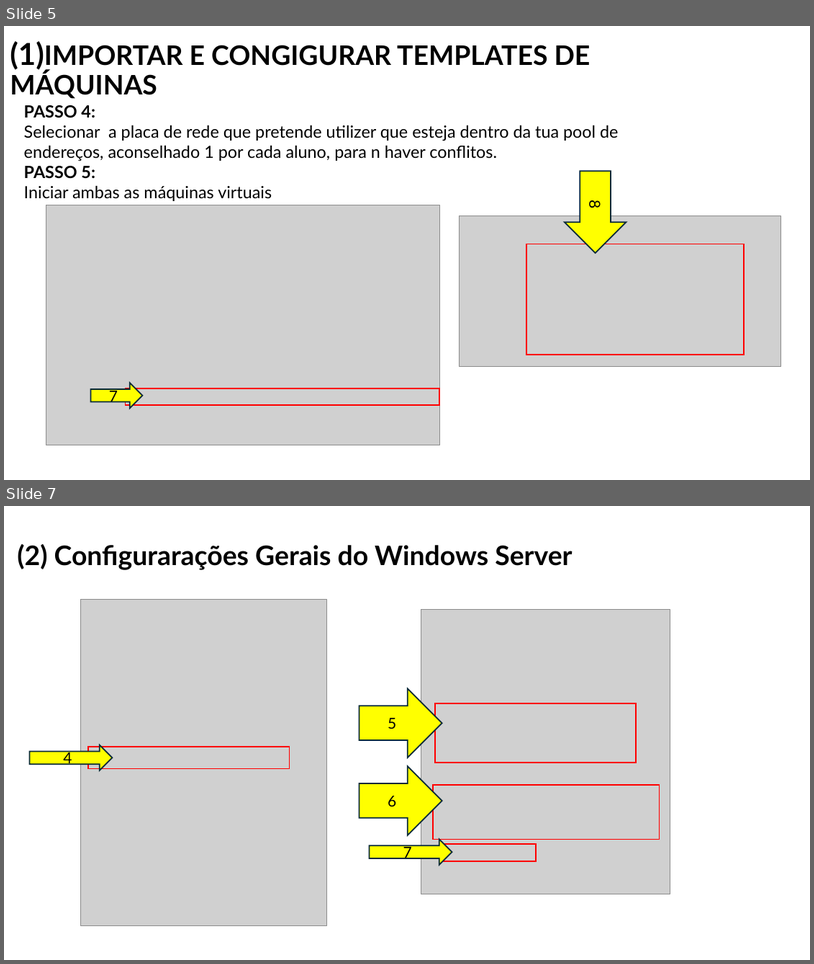
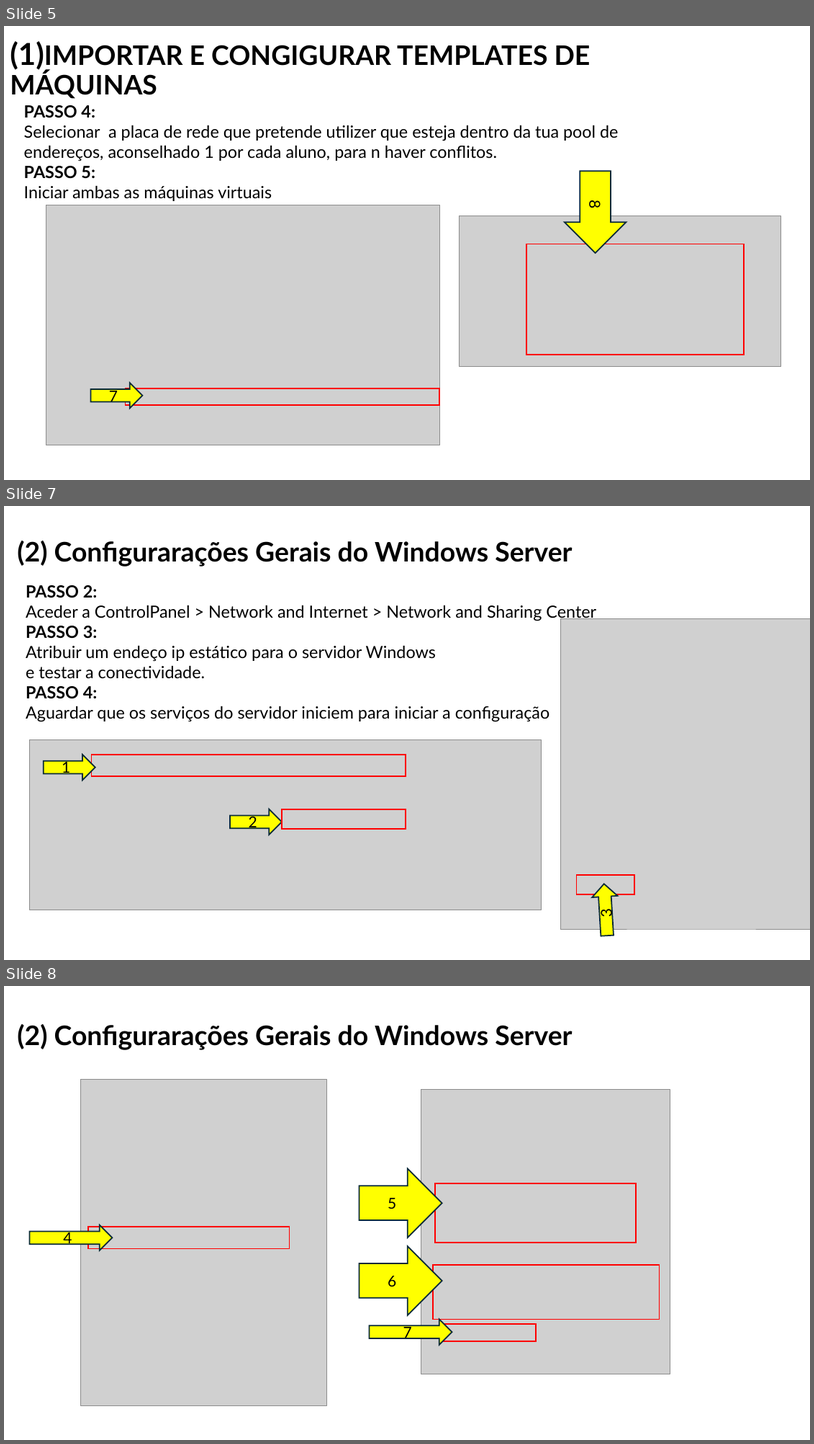
Before and after one commit to orlandonss/TrabalhoSR2, a slide deck: Relatorio_Tutoriais_Workshop/WORKSHOP WINDOWS AD DS & LINUX SERVICES.pptx. Shown one above the other, each under a label of ours: slides 5 and 7 before the commit, slides 5, 7 and 8 after it; the slides between them are not shown. The pictures are 814x964 and 814x1444 pixels, drawn with LibreOffice and Linux fonts; fonts in the diff are those of the drawing; grey boxes stand for pictures. Boxes give left, top, right and bottom in pixels: in the first picture for what was removed or moved away, otherwise in the second. Text is boxed around its words. In the diff, an @@ line names an element or a change of style, - is before the commit and + after.

```diff
--- a/Relatorio_Tutoriais_Workshop/WORKSHOP WINDOWS AD DS & LINUX SERVICES.pptx
+++ b/Relatorio_Tutoriais_Workshop/WORKSHOP WINDOWS AD DS & LINUX SERVICES.pptx
@@ slide 7 added at [4, 506, 810, 960], background #FFFFFF @@
@@ title added at [17, 541, 572, 566], 32 pt, text #000000, bold @@
+(2) Configurarações Gerais do Windows Server
@@ text added at [26, 585, 597, 722], 20 pt, text #000000 @@
+PASSO 2:
+Aceder a ControlPanel > Network and Internet > Network and Sharing Center
+PASSO 3:
+Atribuir um endeço ip estático para o servidor Windows
+e testar a conectividade.
+PASSO 4:
+Aguardar que os serviços do servidor iniciem para iniciar a configuração
@@ picture added at [561, 618, 810, 929] @@
@@ picture added at [29, 740, 541, 909] @@
@@ right arrow added at [44, 754, 95, 780], fill #FFFF00, outline #092A39 1.5 pt, 18 pt, text #000000 @@
+1
@@ rectangle added at [92, 754, 406, 777], outline #FF0000 1.5 pt @@
@@ right arrow added at [230, 809, 282, 834], fill #FFFF00, outline #092A39 1.5 pt, 18 pt, text #000000 @@
+2
@@ rectangle added at [282, 809, 406, 829], outline #FF0000 1.5 pt @@
@@ rectangle added at [577, 875, 634, 894], outline #FF0000 1.5 pt @@
@@ right arrow added at [592, 883, 620, 937], fill #FFFF00, outline #092A39 1.5 pt, 18 pt, text #000000 @@
+3
@@ what was slide 7 is now slide 8 @@
```
Also in this commit, not shown: 5 slides changed, 1 slide removed, 2 other files.
